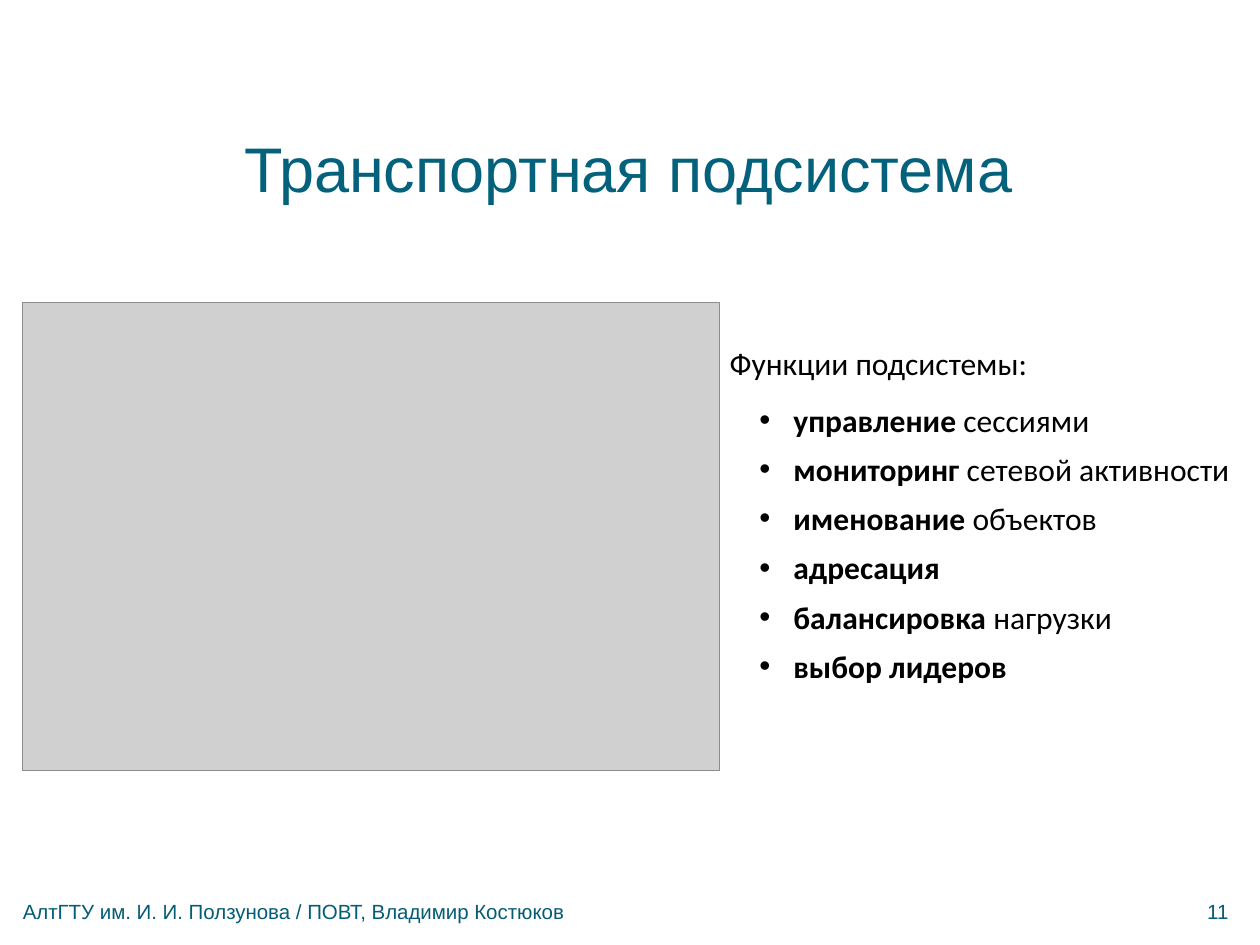
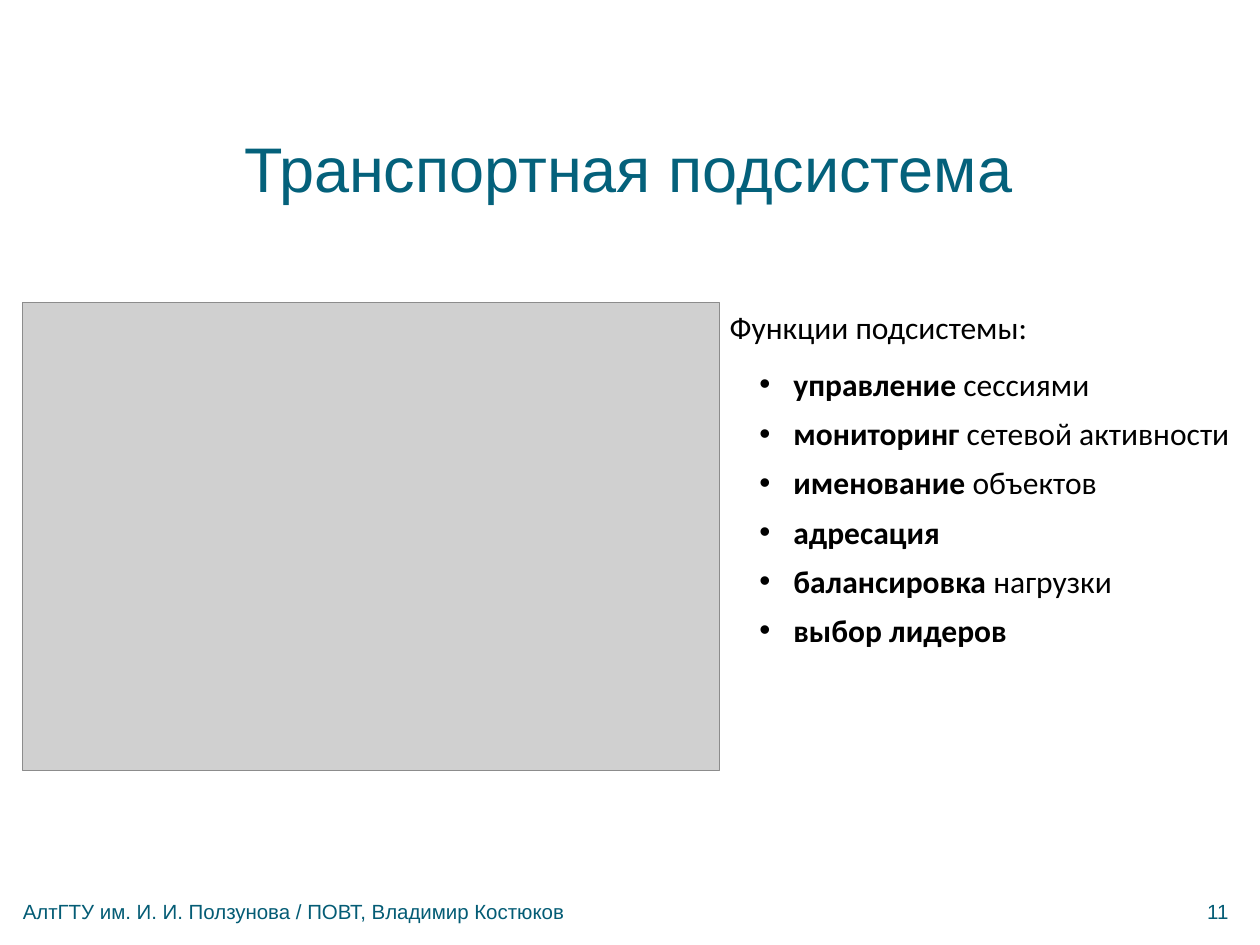
Before and after one commit to bluerain/snoopy, a slide deck: slide 11 of diploma/trunk/ppt/kostyukov.pptx. Drawn at 1260x945 pixels with LibreOffice and Linux fonts; fonts in the diff are those of the drawing; grey boxes stand for pictures; background and template pictures are left out. Boxes give left, top, right and bottom in pixels: in the first picture for what was removed or moved away, otherwise in the second. Text is boxed around its words. In the diff, an @@ line names an element or a change of style, - is before the commit and + after.

```diff
--- a/diploma/trunk/ppt/kostyukov.pptx
+++ b/diploma/trunk/ppt/kostyukov.pptx
@@ text "Функции подсистемы:" moved from (x1=730, y1=354, x2=1229, y2=683) to (x1=730, y1=318, x2=1229, y2=647) @@
```
Also in this commit, not shown: 3 other slides changed, 3 other files.
